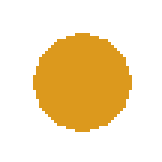
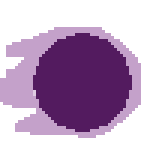
Layered file, before and after one edit (162×162). Changes by layer:
painted on "Layer", masked it over [0, 27, 141, 138]
painted on "fireball.png" over [33, 33, 132, 132]
